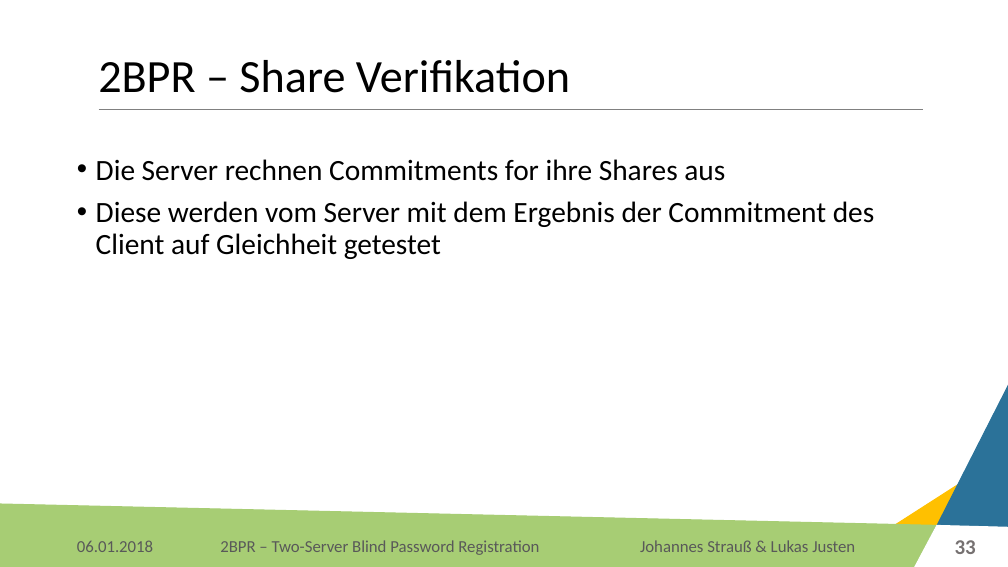
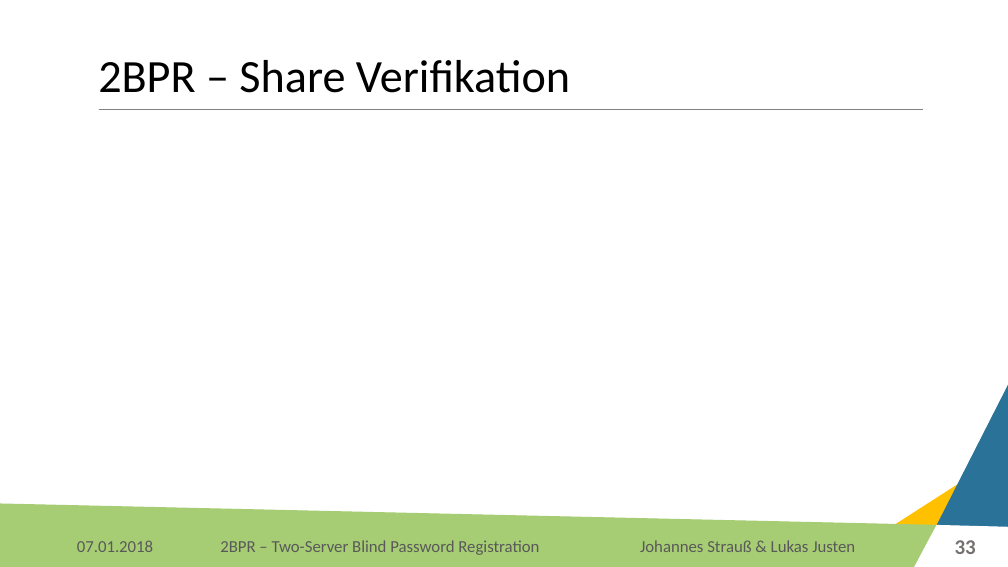
Before and after one commit to Lukas-Justen/IT-Security-2BPR, a slide deck: slide 33 of 2BPR.pptx. Drawn at 1008x567 pixels with LibreOffice and Linux fonts; fonts in the diff are those of the drawing; background and template pictures are left out. Boxes give left, top, right and bottom in pixels: in the first picture for what was removed or moved away, otherwise in the second. Text is boxed around its words. In the diff, an @@ line names an element or a change of style, - is before the commit and + after.

```diff
--- a/2BPR.pptx
+++ b/2BPR.pptx
@@ text removed at (x1=96, y1=159, x2=875, y2=259) @@
-• Die Server rechnen Commitments for ihre Shares aus
-• Diese werden vom Server mit dem Ergebnis der Commitment des Client auf Gleichheit getestet
@@ text at (x1=77, y1=540, x2=153, y2=552): text changed @@
-06.01.2018
+07.01.2018
```
Also in this commit, not shown: 42 other slides changed.
